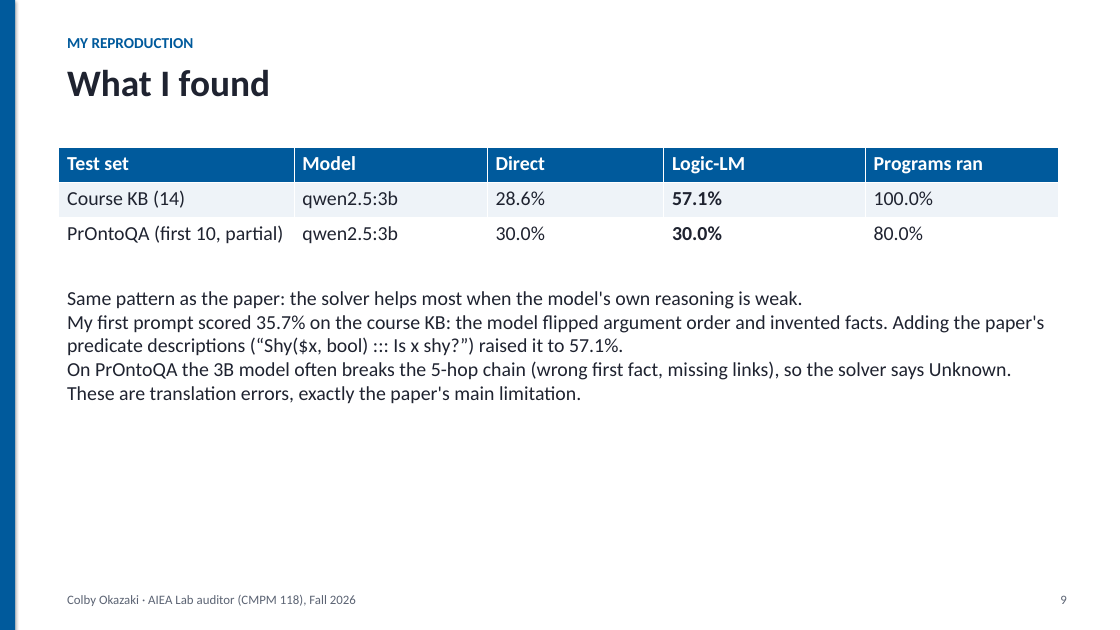
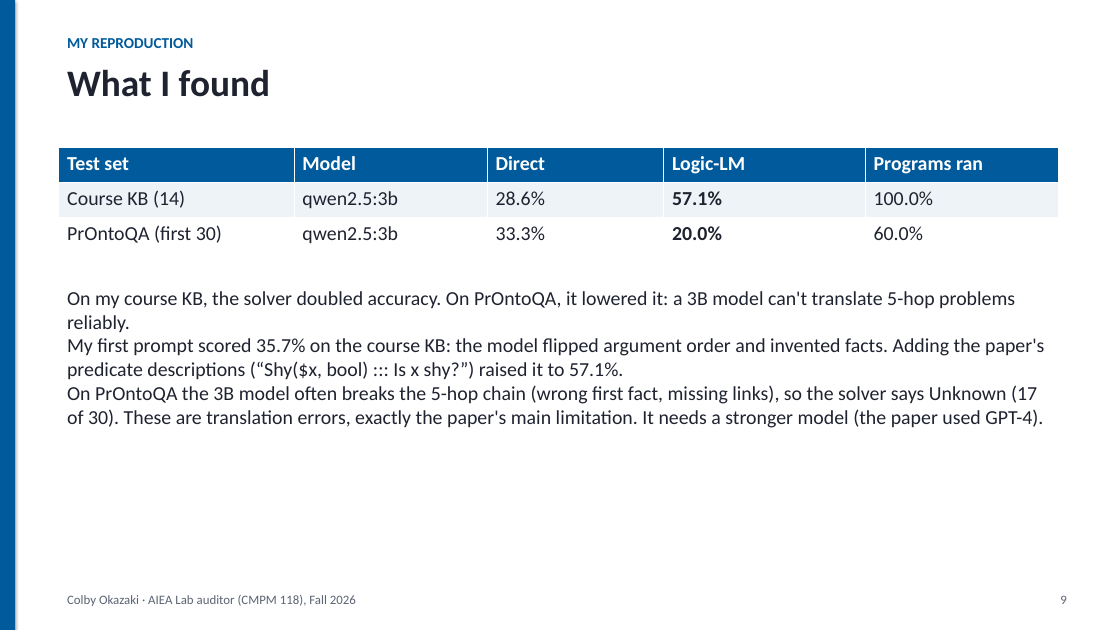
Before and after one commit to ctokazak/aiea-cmpm118, a slide deck: slide 9 of deliverables/task5_logic_lm_slides.pptx. Drawn at 1120x630 pixels with LibreOffice and Linux fonts; fonts in the diff are those of the drawing. Boxes give left, top, right and bottom in pixels: in the first picture for what was removed or moved away, otherwise in the second. Text is boxed around its words. In the diff, an @@ line names an element or a change of style, - is before the commit and + after.

Commit message:
Finish the 30-problem ProntoQA run and update the Task 5 write-up and slides

```diff
--- a/deliverables/task5_logic_lm_slides.pptx
+++ b/deliverables/task5_logic_lm_slides.pptx
@@ table at (x1=59, y1=147, x2=1059, y2=253) @@
-row 3: PrOntoQA (first 10, partial) | qwen2.5:3b | 30.0% | 30.0% | 80.0%
+row 3: PrOntoQA (first 30) | qwen2.5:3b | 33.3% | 20.0% | 60.0%
@@ text at (x1=67, y1=291, x2=1015, y2=332): text changed @@
-Same pattern as the paper: the solver helps most when the model's own reasoning is weak.
+On my course KB, the solver doubled accuracy. On PrOntoQA, it lowered it: a 3B model can't translate 5-hop problems reliably.
@@ text at (x1=67, y1=385, x2=1043, y2=428): text changed @@
-On PrOntoQA the 3B model often breaks the 5-hop chain (wrong first fact, missing links), so the solver says Unknown. These are translation errors, exactly the paper's main limitation.
+On PrOntoQA the 3B model often breaks the 5-hop chain (wrong first fact, missing links), so the solver says Unknown (17 of 30). These are translation errors, exactly the paper's main limitation. It needs a stronger model (the paper used GPT-4).
```
Also in this commit, not shown: 1 other slide changed, 8 other files.
